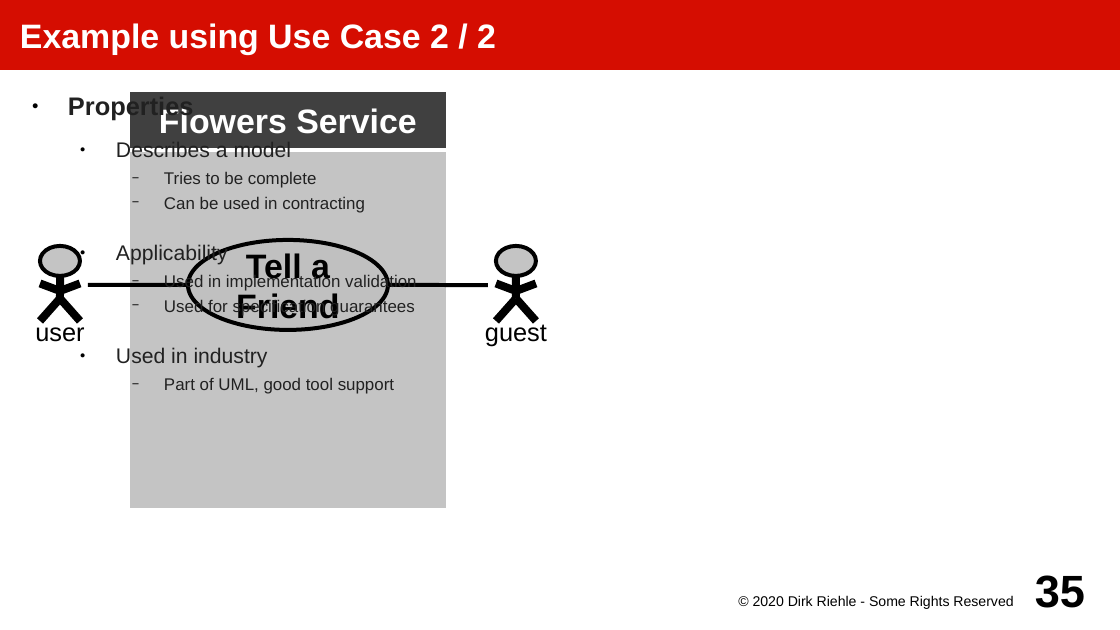
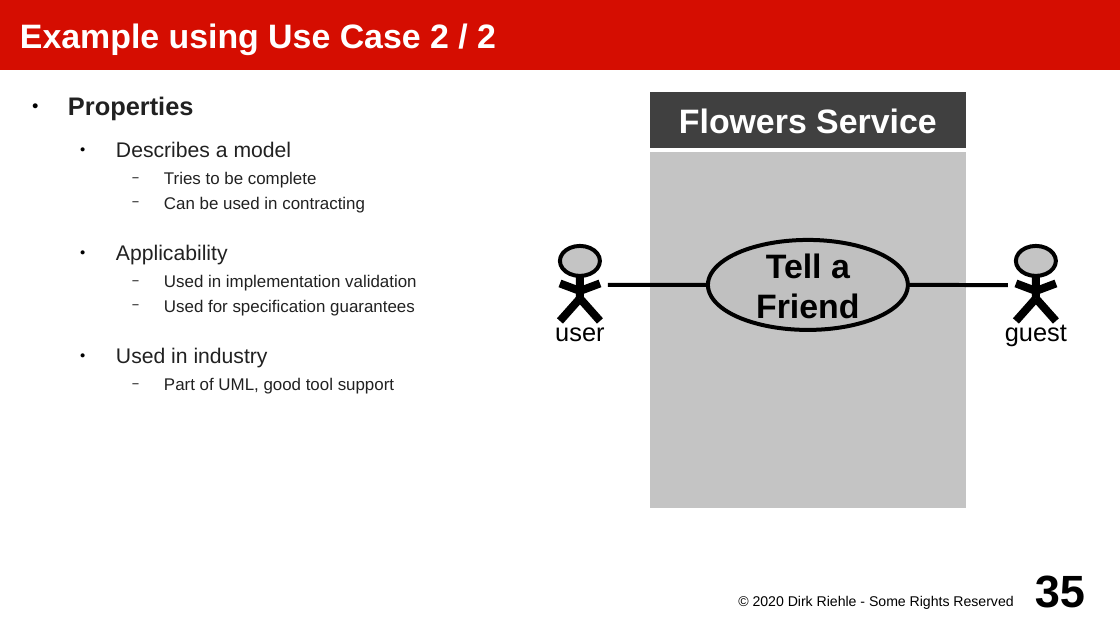
Before and after one commit to dirkriehle/amos-course, a slide deck: slide 35 of Lecture slides/AMOS D01 - Product Management.odp. Drawn at 1120x630 pixels with LibreOffice and Linux fonts; fonts in the diff are those of the drawing. Boxes give left, top, right and bottom in pixels: in the first picture for what was removed or moved away, otherwise in the second. Text is boxed around its words. In the diff, an @@ line names an element or a change of style, - is before the commit and + after.

```diff
--- a/Lecture slides/AMOS D01 - Product Management.odp
+++ b/Lecture slides/AMOS D01 - Product Management.odp
@@ 11 lines, 3 rectangles, 3 ellipses, 2 texts: place and size @@
-11 lines, 3 rectangles, 3 ellipses, 2 texts at (20, 90, 560, 510)
+11 lines, 3 rectangles, 3 ellipses, 2 texts at (540, 90, 1079, 510)
```
Also in this commit, not shown: 2 other slides changed, 3 other files.
